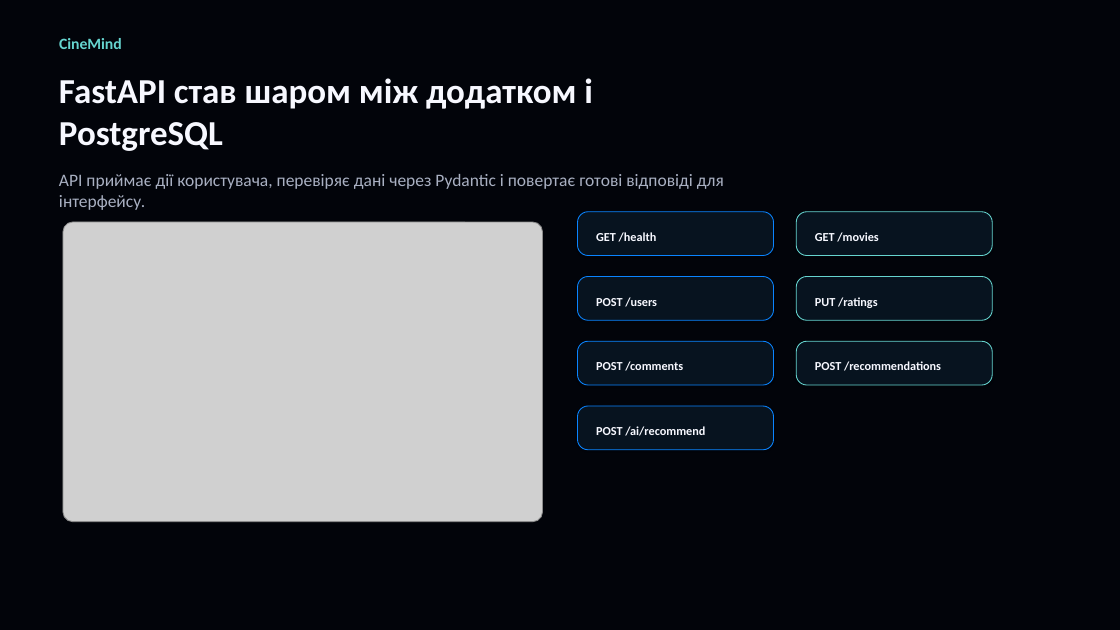
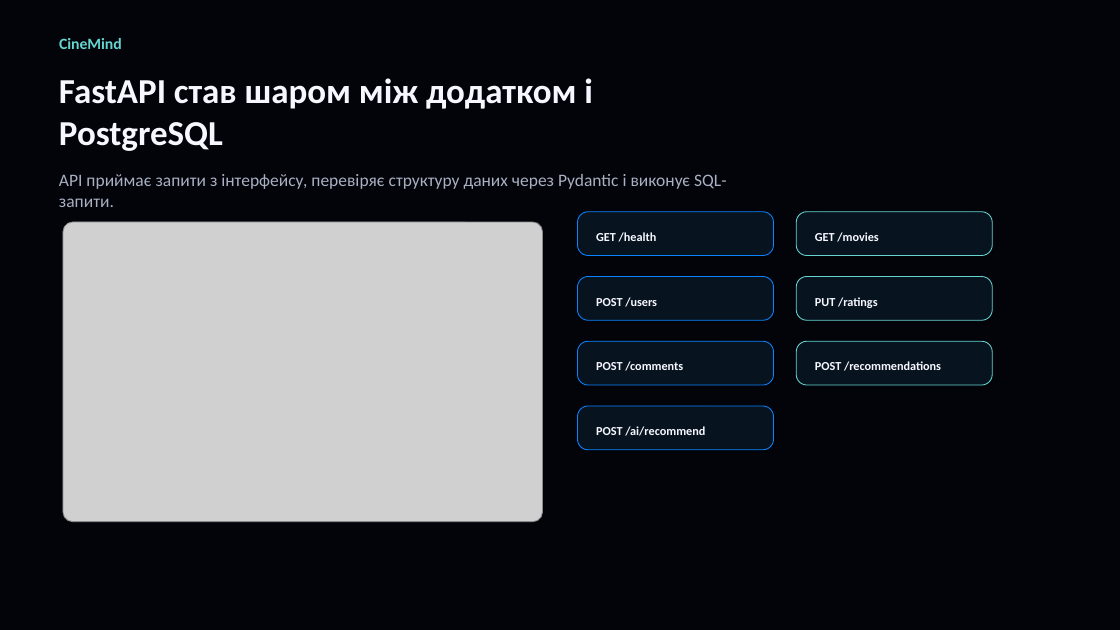
Before and after one commit to Vanil-CEO/CineMind-movie-ai, a slide deck: slide 6 of docs/presentations/CineMind_захист_проєкту.pptx (slide 5 before the commit). Drawn at 1120x630 pixels with LibreOffice and Linux fonts; fonts in the diff are those of the drawing; grey boxes stand for pictures. Boxes give left, top, right and bottom in pixels: in the first picture for what was removed or moved away, otherwise in the second. Text is boxed around its words. In the diff, an @@ line names an element or a change of style, - is before the commit and + after.

```diff
--- a/docs/presentations/CineMind_захист_проєкту.pptx
+++ b/docs/presentations/CineMind_захист_проєкту.pptx
@@ text at box(59, 174, 726, 207): text changed @@
-API приймає дії користувача, перевіряє дані через Pydantic і повертає готові відповіді для інтерфейсу.
+API приймає запити з інтерфейсу, перевіряє структуру даних через Pydantic і виконує SQL-запити.
```
Also in this commit, not shown: 6 other slides changed, 1 slide added, 1 other file.
